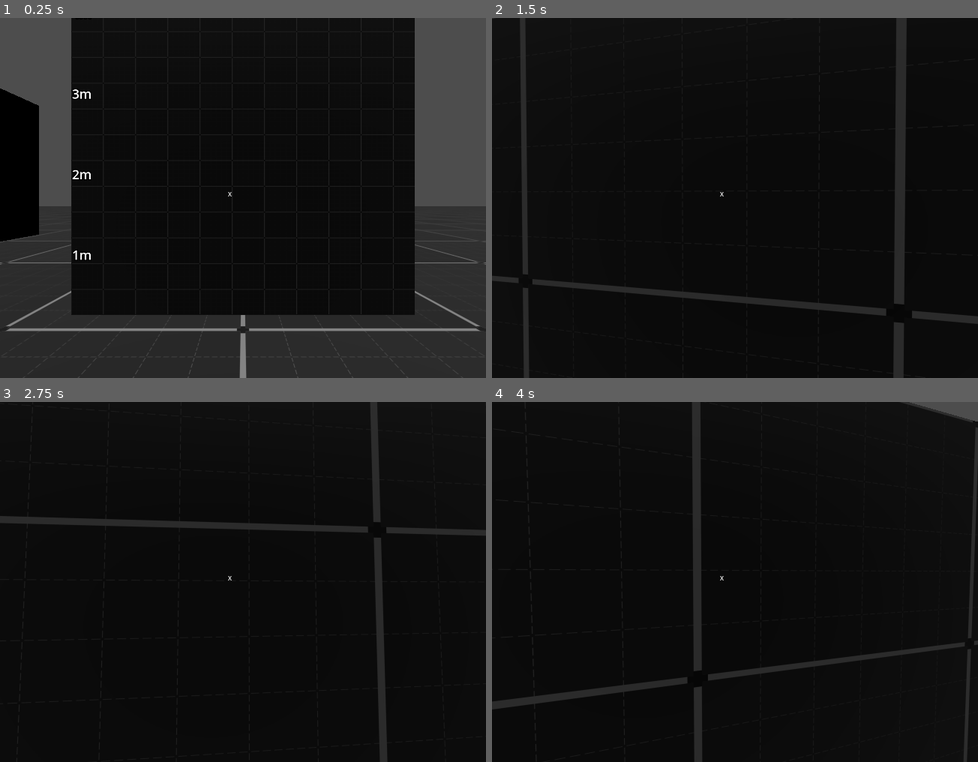
Above: before the commit, frames 1-4 (two rows, left to right).
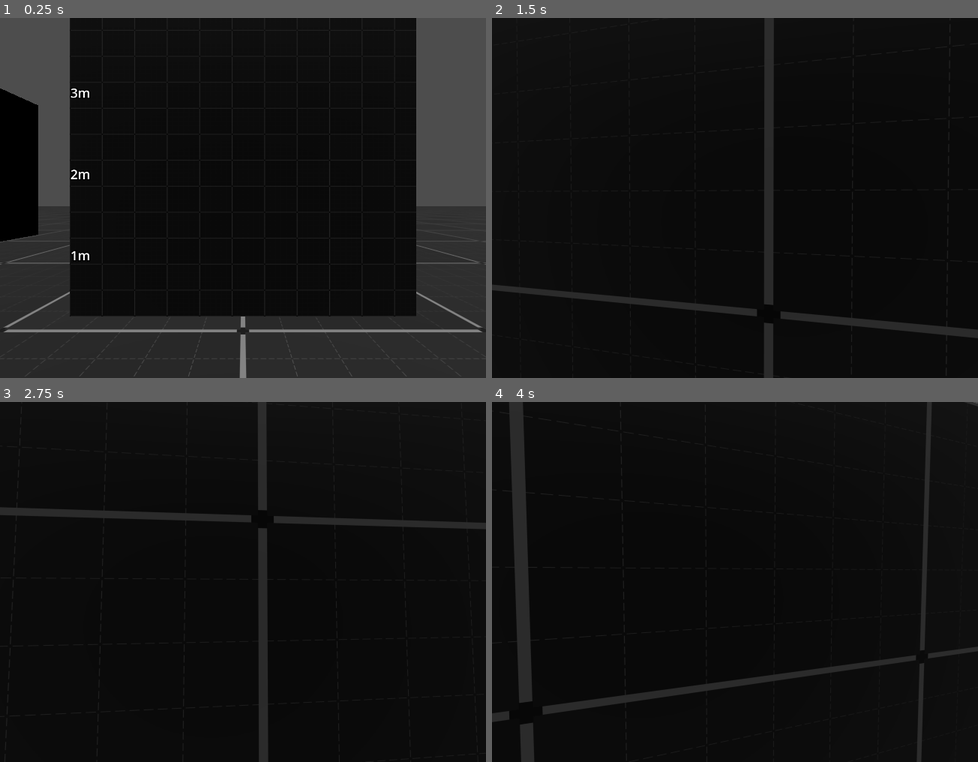
Above: after the commit, the same moments.

Repository: cdoss3/pirate-jam
Game: Godot game, scene res://testmap.tscn
Same seed, same stepped clock (60 frames per second), same inputs: the game is played once before the commit and once after it.
Inputs (mouse positions are in pixels of both pictures, inside the frame that each line leads up to):
- Up to frame 1 (0.25 s): no input
- Up to frame 2 (1.5 s): tap Enter at 0.5 s; move the mouse to (764, 198) at 0.52 s; hold W (walk_forwards) from 0.53 s (still down); tap Shift (crouch, bound only before the commit) at 0.6 s; tap Space (jump) at 0.77, 0.8, 1.07, 1.35 s; move the mouse to (710, 198) at 1.27 s
- Up to frame 3 (2.75 s): keep holding W (walk_forwards); tap Space (jump) at 1.52, 1.82, 2.3 s; tap Shift (crouch, bound only before the commit) at 1.55, 2.1 s; move the mouse to (252, 574) at 2.02 s
- Up to frame 4 (4 s): keep holding W (walk_forwards); move the mouse to (730, 589) at 2.77 s; tap Ctrl (sprint, bound only before the commit) at 2.85 s; tap Space (jump) at 3.02, 3.32, 3.77, 3.8 s; tap Shift (crouch, bound only before the commit) at 3.05, 3.6 s; move the mouse to (773, 585) at 3.52 s

The runs differ from the first frame. In frame 1, 1.9% of the frame differs, in the area x 0-100%, y 0-100%; in frame 2, 7.7%; in frame 3, 6.3%; in frame 4, 8.8%.

Commit message:
Player enhancements
Removed old player variables
Added Controller support (For Linux)

Diff:
--- a/Player/player.gd
+++ b/Player/player.gd
@@ -6,7 +6,6 @@
 @export var speed :float= 10
 @export var current_speed :float= speed
 @export var run_speed := 20
-@export var wallrun_speed = 22
 
 @export var mouse_sensitivity = 0.006
 
@@ -15,19 +14,6 @@
 var jump_count = 0
 @export var max_jumps = 3
 @export var jump_impulse := 6
-
-@export var dash_ready = true
-@export var dash_impulse := 4
-@export var dash_cooldown :float= 1
-
-@export var groundslam_impulse := 100
-
-@export var wallrun_dragdown = 0.1
-@export var wallrun_resets_jump = true
-
-@export var crouch_slowdown := 2
-
-@export var slide_slowdown := 0.1
 
 @onready var fsm := $StateMachine
 @onready var label := $Hud/Control/Statelabel
@@ -61,9 +47,6 @@
 		# Locks the Camera Movement between specified angles
 		camera.rotation.x = clamp(camera.rotation.x, deg_to_rad(-80), deg_to_rad(87))
 
-func _on_dash_cooldown_timeout() -> void:
-	dash_ready = true
-
 var hud_visible = false
 func hud_visibility():
 	if Input.is_action_just_pressed("f3") && !hud_visible:
--- a/Player/player.tscn
+++ b/Player/player.tscn
@@ -33,19 +33,16 @@
 outline_size = 3
 outline_color = Color(0, 0, 0, 1)
 
-[sub_resource type="LabelSettings" id="LabelSettings_rj3w6"]
-font_size = 8
-
 [node name="Player" type="CharacterBody3D"]
 script = ExtResource("1_t8h3g")
 
 [node name="FPCam" type="Camera3D" parent="."]
-transform = Transform3D(1, 0, 0, 0, 1, 0, 0, 0, 1, 0, 1.70488, -0.087685)
+transform = Transform3D(1, 0, 0, 0, 1, 0, 0, 0, 1, 0, 1.70488, -0.114793)
 
-[node name="LookAt" type="Node3D" parent="FPCam"]
+[node name="Look_At" type="Node3D" parent="FPCam"]
 transform = Transform3D(1, 0, 0, 0, 1, 0, 0, 0, 1, 0, -0.236136, -0.932452)
 
-[node name="MovementCollision" type="CollisionShape3D" parent="."]
+[node name="Movement_Collision" type="CollisionShape3D" parent="."]
 transform = Transform3D(1, 0, 0, 0, 1, 0, 0, 0, 1, 0, 1, 0)
 shape = SubResource("CapsuleShape3D_0e5dj")
 
@@ -129,38 +126,6 @@
 text = "Current Speed"
 label_settings = SubResource("LabelSettings_sta3q")
 
-[node name="Control2" type="Control" parent="Hud"]
-layout_mode = 3
-anchors_preset = 8
-anchor_left = 0.5
-anchor_top = 0.5
-anchor_right = 0.5
-anchor_bottom = 0.5
-offset_left = -20.0
-offset_top = -20.0
-offset_right = 20.0
-offset_bottom = 20.0
-grow_horizontal = 2
-grow_vertical = 2
-size_flags_horizontal = 4
-mouse_filter = 2
-
-[node name="Label" type="Label" parent="Hud/Control2"]
-layout_mode = 1
-anchors_preset = 8
-anchor_left = 0.5
-anchor_top = 0.5
-anchor_right = 0.5
-anchor_bottom = 0.5
-offset_left = -20.0
-offset_top = -11.5
-offset_right = 20.0
-offset_bottom = 11.5
-grow_horizontal = 2
-grow_vertical = 2
-text = "X"
-label_settings = SubResource("LabelSettings_rj3w6")
-
 [node name="dummy" parent="." instance=ExtResource("13_a8b2x")]
 transform = Transform3D(-1, 0, -8.74228e-08, 0, 1, 0, 8.74228e-08, 0, -1, 0, 0, 0)
 
@@ -174,8 +139,8 @@
 bones/62/rotation = Quaternion(0.00965961, 0.685274, -0.727659, -0.0286048)
 bones/63/rotation = Quaternion(1.05367e-07, 0.997981, 0.0635122, -3.02931e-08)
 
-[node name="LookAtModifier3D" type="LookAtModifier3D" parent="dummy/Armature/GeneralSkeleton" index="2"]
-target_node = NodePath("../../../../FPCam/LookAt")
+[node name="Head_Move" type="LookAtModifier3D" parent="dummy/Armature/GeneralSkeleton" index="2"]
+target_node = NodePath("../../../../FPCam/Look_At")
 bone_name = "Head"
 bone = 5
 
--- a/Player/states/player_state.gd
+++ b/Player/states/player_state.gd
@@ -7,11 +7,6 @@
 const WALKING = "Walking"
 const JUMPING = "Jumping"
 const FALLING = "Falling"
-const DASH = "Dash"
-const GROUNDSLAM = "Groundslam"
-const WALLRUN = "Wallrun"
-const CROUCH = "Crouch"
-const SLIDE = "Slide"
 
 var player: Player
 
--- a/project.godot
+++ b/project.godot
@@ -28,55 +28,47 @@
 walk_forwards={
 "deadzone": 0.5,
 "events": [Object(InputEventKey,"resource_local_to_scene":false,"resource_name":"","device":-1,"window_id":0,"alt_press …(192 unchanged characters)…
+, Object(InputEventJoypadMotion,"resource_local_to_scene":false,"resource_name":"","device":-1,"axis":1,"axis_value":-1.0,"script":null)
 ]
 }
 walk_backwards={
 "deadzone": 0.5,
 "events": [Object(InputEventKey,"resource_local_to_scene":false,"resource_name":"","device":-1,"window_id":0,"alt_press …(192 unchanged characters)…
+, Object(InputEventJoypadMotion,"resource_local_to_scene":false,"resource_name":"","device":-1,"axis":1,"axis_value":1.0,"script":null)
 ]
 }
 walk_right={
 "deadzone": 0.5,
 "events": [Object(InputEventKey,"resource_local_to_scene":false,"resource_name":"","device":-1,"window_id":0,"alt_press …(192 unchanged characters)…
+, Object(InputEventJoypadMotion,"resource_local_to_scene":false,"resource_name":"","device":-1,"axis":0,"axis_value":1.0,"script":null)
 ]
 }
 walk_left={
 "deadzone": 0.5,
 "events": [Object(InputEventKey,"resource_local_to_scene":false,"resource_name":"","device":-1,"window_id":0,"alt_press …(191 unchanged characters)…
+, Object(InputEventJoypadMotion,"resource_local_to_scene":false,"resource_name":"","device":-1,"axis":0,"axis_value":-1.0,"script":null)
 ]
 }
 jump={
 "deadzone": 0.5,
 "events": [Object(InputEventKey,"resource_local_to_scene":false,"resource_name":"","device":-1,"window_id":0,"alt_press …(191 unchanged characters)…
-]
-}
-crouch={
-"deadzone": 0.5,
-"events": [Object(InputEventKey,"resource_local_to_scene":false,"resource_name":"","device":-1,"window_id":0,"alt_pressed":false,"shift_pressed":false,"ctrl_pressed":false,"meta_pressed":false,"pressed":false,"keycode":0,"physical_keycode":4194325,"key_label":0,"unicode":0,"location":0,"echo":false,"script":null)
-]
-}
-slide={
-"deadzone": 0.5,
-"events": [Object(InputEventKey,"resource_local_to_scene":false,"resource_name":"","device":-1,"window_id":0,"alt_pressed":false,"shift_pressed":false,"ctrl_pressed":false,"meta_pressed":false,"pressed":false,"keycode":0,"physical_keycode":4194325,"key_label":0,"unicode":0,"location":0,"echo":false,"script":null)
+, Object(InputEventJoypadButton,"resource_local_to_scene":false,"resource_name":"","device":-1,"button_index":0,"pressure":0.0,"pressed":true,"script":null)
 ]
 }
 sprint={
 "deadzone": 0.5,
-"events": [Object(InputEventKey,"resource_local_to_scene":fa …(146 unchanged characters)… se,"keycode":0,"physical_keycode":4194326,"key_label":0,"unicode":0,"location":0,"echo":false,"script":null)
-]
-}
-dash={
-"deadzone": 0.5,
-"events": [Object(InputEventKey,"resource_local_to_scene":false,"resource_name":"","device":-1,"window_id":0,"alt_pressed":false,"shift_pressed":false,"ctrl_pressed":false,"meta_pressed":false,"pressed":false,"keycode":0,"physical_keycode":69,"key_label":0,"unicode":101,"location":0,"echo":false,"script":null)
-]
-}
-groundslam={
-"deadzone": 0.5,
-"events": [Object(InputEventKey,"resource_local_to_scene":false,"resource_name":"","device":-1,"window_id":0,"alt_pressed":false,"shift_pressed":false,"ctrl_pressed":false,"meta_pressed":false,"pressed":false,"keycode":0,"physical_keycode":81,"key_label":0,"unicode":113,"location":0,"echo":false,"script":null)
+"events": [Object(InputEventKey,"resource_local_to_scene":fa …(146 unchanged characters)… se,"keycode":0,"physical_keycode":4194325,"key_label":0,"unicode":0,"location":0,"echo":false,"script":null)
+, Object(InputEventJoypadButton,"resource_local_to_scene":false,"resource_name":"","device":-1,"button_index":1,"pressure":0.0,"pressed":true,"script":null)
 ]
 }
 f3={
 "deadzone": 0.5,
 "events": [Object(InputEventKey,"resource_local_to_scene":false,"resource_name":"","device":-1,"window_id":0,"alt_press …(195 unchanged characters)…
+, Object(InputEventJoypadButton,"resource_local_to_scene":false,"resource_name":"","device":-1,"button_index":4,"pressure":0.0,"pressed":true,"script":null)
 ]
 }
+
+[rendering]
+
+renderer/rendering_method="gl_compatibility"
+renderer/rendering_method.mobile="gl_compatibility"
Not shown: 1 places in Player/player.tscn that only renumber resources
